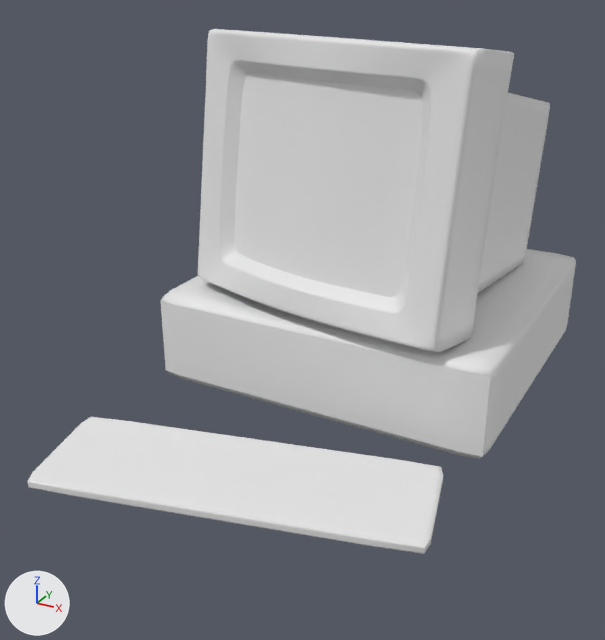
One commit to the Blender file Modellen/Scenery/pc2.blend: the scene before it, then after it.
Camera for both pictures: a camera (50 mm lens) standing at (3.69, -9.45, 4.51) and looking at (-0.12, -2.52, 1.04). Lighting does not change. The marker at lower left points along +X, +Y and +Z.

Names of what the first picture shows: 'PC', 'PCcdkast', 'Scherm', 'Schermbeelscherm', 'Toetsenbord', 'Toetsenbordtoetsenbord'.
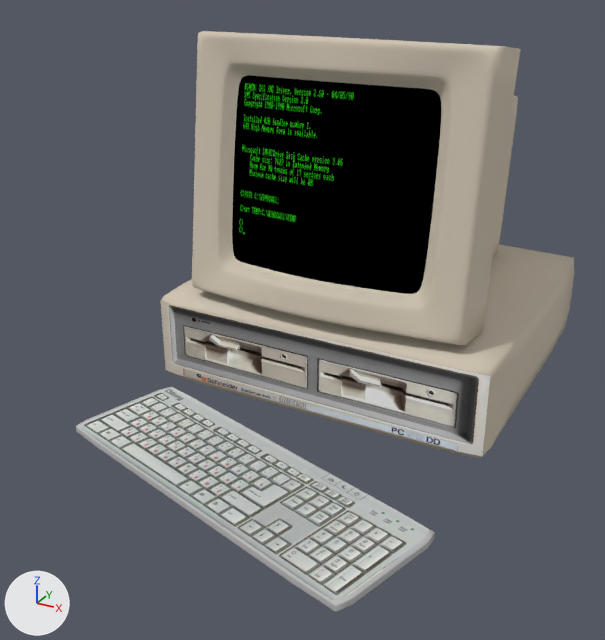
Where the newer file only moved an object's origin or applied its transform, the numbers keep the older frame.

Diff of the bpy script that builds the scene:
```diff
--- a/Modellen/Scenery/pc2.blend.py
+++ b/Modellen/Scenery/pc2.blend.py
@@ me_cube_006 @@
 me_cube_006.from_pydata(...)  # 255 vertices, 224 faces; spans x -1.78..1.78, y 0.0..0.02, z -0.44..0.44
-me_cube_006.materials.append(mat_material_003)  # white #e7e7e7
+me_cube_006.materials.append(mat_case_front)  # picture img_case_front_png
@@ me_cube_005 @@
 me_cube_005.from_pydata(...)  # 1105 vertices, 1024 faces; spans x -1.11..1.11, y -0.05..0.11, z -0.96..0.96
 # used by ob_schermbeelscherm; location = (-0.12, -2.32, 2.44); rotation_euler = (-0.127, 0.0, -0.178), in degrees (-7.3, 0, -10)
-me_cube_005.materials.append(mat_material_004)  # white #e7e7e7
+# me_cube_005 part 1: texture (UV) coordinates changed
+me_cube_005.materials.append(mat_monitor_pc1)  # picture img_monitor_pc1_jpg
@@ me_cube_004 @@
 # used by ob_toetsenbordtoetsenbord; location = (0.0, -4.0, 0.09); rotation_euler = (0.0, 0.0, 0.244), in degrees (0, 0, 14); scale = (1.85, 0.617, 0.0453)
-me_cube_004.from_pydata(...)  # 81 vertices, 64 faces; spans x -0.98..0.98, y -0.98..0.98, z -0.04..0.0
-me_cube_004.materials.append(mat_material_002)  # white #e7e7e7
+me_cube_004.from_pydata(...)  # 81 vertices, 64 faces; spans x -0.99..0.99, y -2.27..2.27, z -0.04..0.0
+# me_cube_004 part 2: the whole mesh is multiplied about its middle by the matrix ((-0.864, -0.168, 0.0), (1.507, -0.864, 0.0), (0.0, 0.0, 1.0))
+# me_cube_004 part 3: texture (UV) coordinates changed
+me_cube_004.materials.append(mat_keyboard)  # picture img_keyboard_jpg
@@ me_cube_003 @@
 me_cube_003.from_pydata(...)  # 337 vertices, 320 faces; spans x -1.0..1.0, y -1.0..1.0, z -0.8..1.18
+me_cube_003.materials.append(mat_case)  # picture img_case_jpg
@@ me_cube_002 @@
 # used by ob_pc; location = (0.0, -0.66, 0.5); scale = (1.06, 1.0, 1.0)
-me_cube_002.from_pydata(...)  # 1343 vertices, 1312 faces; spans x -1.81..1.81, y -1.97..1.66, z -0.5..0.5
+me_cube_002.from_pydata(...)  # 141 vertices, 172 faces; spans x -1.81..1.81, y -1.97..1.66, z -0.5..0.5
+# me_cube_002 part 4: 1202 vertices removed from x -1.81..1.81, y -1.97..1.66, z -0.5..0.5
+me_cube_002.materials.append(mat_pc_case)  # picture img_pc_case_jpg
@@ me_cube_001 @@
 # used by ob_scherm; location = (0.12, -0.95, 2.21); rotation_euler = (-0.127, 0.0, -0.178), in degrees (-7.3, 0, -10)
-me_cube_001.from_pydata(...)  # 10674 vertices, 10624 faces; spans x -1.57..1.57, y -1.57..1.76, z -1.3..1.41
+me_cube_001.from_pydata(...)  # 2876 vertices, 3170 faces; spans x -1.57..1.57, y -1.57..1.76, z -1.3..1.41
+# me_cube_001 part 5: 38 vertices moved within x -1.21..1.21, y -1.5..-1.31, z -0.99..1.09; 7798 vertices removed from x -1.57..1.57, y -1.57..1.76, z -1.3..1.41
+me_cube_001.materials.append(mat_pc_case)  # picture img_pc_case_jpg
@@ ob_schermbeelscherm @@
 ob_schermbeelscherm = bpy.data.objects.new('Schermbeelscherm', me_cube_005)
-ob_schermbeelscherm.location = (-0.12, -2.32, 2.44)
-ob_schermbeelscherm.rotation_euler = (-0.127, 0.0, -0.178)  # degrees (-7.3, 0, -10)
+ob_schermbeelscherm.location = (0.0, -2.33, 2.44)
+ob_schermbeelscherm.rotation_euler = (-0.127, 0.0, 0.0)  # degrees (-7.3, 0, 0)
@@ ob_toetsenbord @@
 ob_toetsenbord.location = (0.0, -4.0, 0.04)
-ob_toetsenbord.rotation_euler = (0.0, 0.0, 0.244)  # degrees (0, 0, 14)
+ob_toetsenbord.rotation_euler = (0.0, 0.0, -0.284)  # degrees (0, 0, -16)
 ob_toetsenbord.scale = (1.85, 0.617, 0.0453)
@@ ob_scherm @@
 ob_scherm = bpy.data.objects.new('Scherm', me_cube_001)
-ob_scherm.location = (0.12, -0.95, 2.21)
-ob_scherm.rotation_euler = (-0.127, 0.0, -0.178)  # degrees (-7.3, 0, -10)
+ob_scherm.location = (0.0, -0.94, 2.21)
+ob_scherm.rotation_euler = (-0.127, 0.0, 0.0)  # degrees (-7.3, 0, 0)
```

Where the change shows, as pixel boxes (x1, y1, x2, y2) in the pictures (605 x 640 px; the box of a moved part takes in the faces that stretch with it):
'Scherm', reshaped, moved, turned: before (198, 29, 550, 352); after (192, 31, 520, 345)
'Toetsenbordtoetsenbord', recoloured, reshaped, surface changed (white to grey, 14% narrower, 66% taller): before (33, 417, 439, 544); after (79, 388, 429, 600)
'Schermbeelscherm', recoloured, surface changed, moved, turned (grey to black): before (235, 73, 423, 297); after (232, 75, 441, 294)
'PCcdkast', recoloured: (161, 301, 490, 457) in both
'PC', reshaped: before (161, 249, 576, 459); after (161, 245, 574, 459)
'Toetsenbord', recoloured, turned (white to grey): before (28, 417, 443, 554); after (76, 386, 435, 612)
part 2 of me_cube_004, moved or reshaped: before (33, 417, 439, 544); after (79, 388, 429, 600)
part 4 of me_cube_002, deleted: before (161, 249, 576, 459)
part 5 of me_cube_001, cut back: before (198, 29, 550, 352); after (218, 65, 453, 304)
